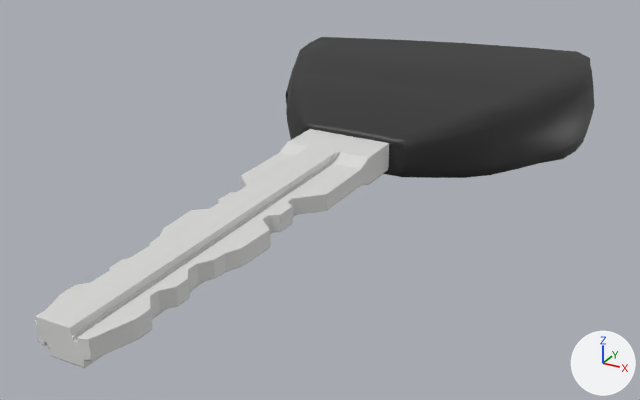
Before and after pictures for a commit that changed the FBX model ByTheTide/Assets/Art/Mesh_Key_3.fbx.
The view is the same before and after, from a camera (50 mm lens) standing at (0.142, -0.322, 0.118) and looking at (-0.003, -0.058, -0.013). Lighting does not change. The marker at lower right points along +X, +Y and +Z. Where no turn or scale is listed for an object, it has been applied to the vertices.

Before the edit, the objects in view are built like this:
```python
me_mesh = bpy.data.meshes.new('Mesh')
me_mesh.from_pydata(...)  # 4687 vertices, 9316 faces; spans x -0.068..0.068, y -0.141..0.141, z -0.017..0.017
me_mesh.materials.append(mat_lambert3)  # picture img_atlas_albedo_lpup_png
ob_extrudedsurface5 = bpy.data.objects.new('extrudedSurface5', me_mesh)
ob_extrudedsurface5.location = (0.0, -0.05, 0.0)
```
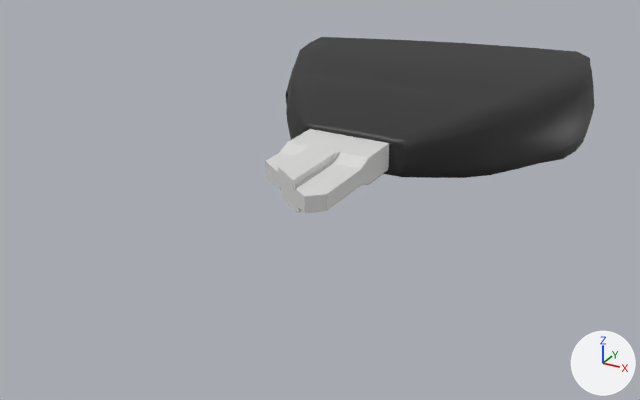
Commit message: Key HUD

Location of each change, (x1, y1, x2, y2) in pixels of the pictures (640 x 400 px):
'extrudedSurface5', reshaped (41% narrower, 47% shorter): before (35, 37, 595, 368); after (265, 37, 595, 213)
part 1 of me_mesh, cut back: before (35, 147, 336, 368); after (265, 147, 335, 213)

The edits, one by one:
me_mesh is used by ob_extrudedsurface5; location (0.0, -0.05, 0.0).
me_mesh had 4687 vertices, 9316 faces and spanned x -0.068..0.068, y -0.141..0.141, z -0.017..0.017.
me_mesh now has 941 vertices, 1824 faces and spans x -0.068..0.068, y -0.042..0.141, z -0.017..0.017.
me_mesh part 1: 12 vertices moved from x -0.018..0.008, y -0.044..-0.036, z -0.005..0.004 to x -0.018..0.01, y -0.042..-0.02, z -0.005..0.004; 3878 vertices removed from x -0.018..0.013, y -0.141..-0.036, z -0.005..0.006; 132 vertices added at x -0.018..0.01, y -0.042..-0.02, z -0.005..0.006.
